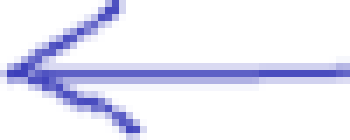
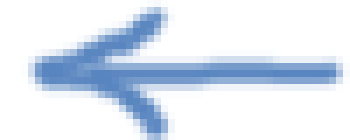
Layers edited between the first and the second (350, 140) image:
renamed "Layer" to "Layer #1", painted on it over [0, 0, 350, 140]
